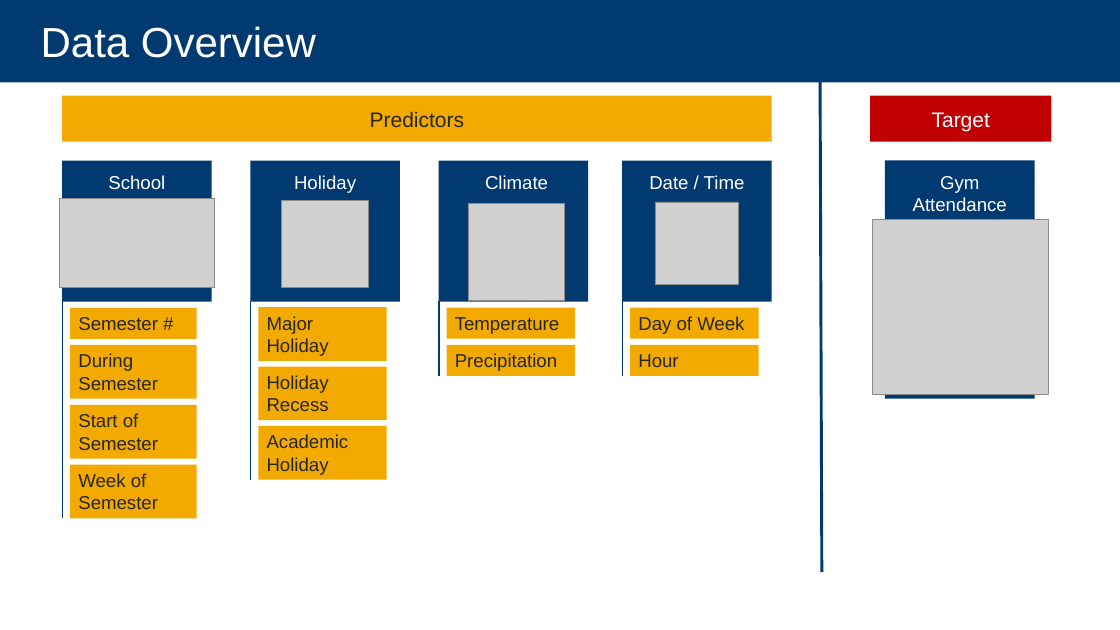
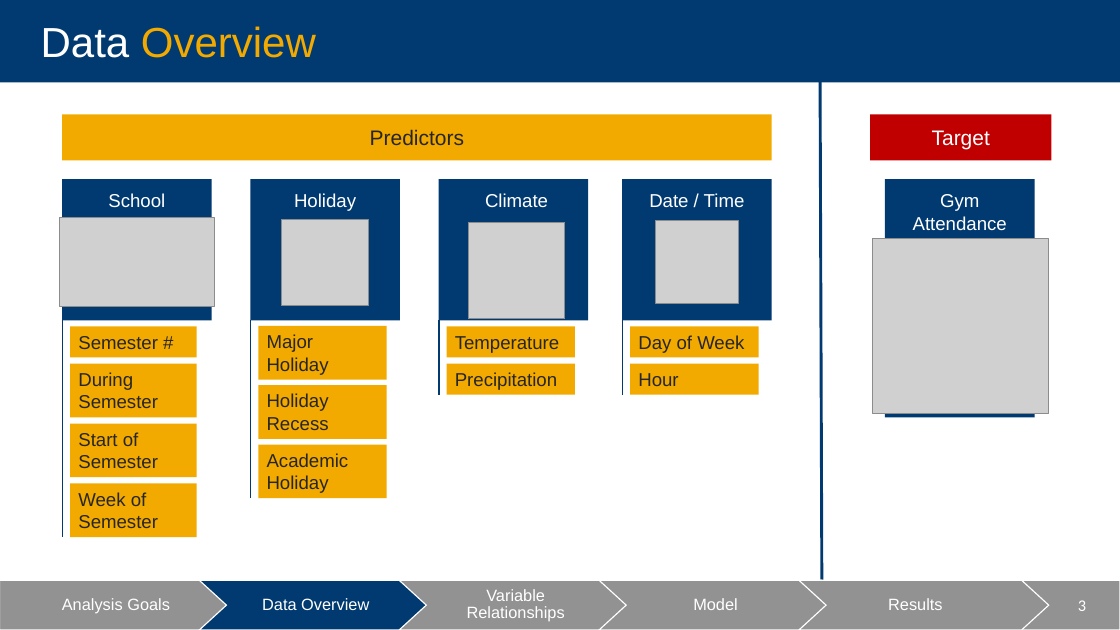
Before and after one commit to jeffernst4/gymtraffic, a slide deck: slide 3 of presentation/UC Berkeley Gym Attendance.pptx (slide 4 before the commit). Drawn at 1120x630 pixels with LibreOffice and Linux fonts; fonts in the diff are those of the drawing; grey boxes stand for pictures. Boxes give left, top, right and bottom in pixels: in the first picture for what was removed or moved away, otherwise in the second. Text is boxed around its words. In the diff, an @@ line names an element or a change of style, - is before the commit and + after.

```diff
--- a/presentation/UC Berkeley Gym Attendance.pptx
+++ b/presentation/UC Berkeley Gym Attendance.pptx
@@ text "Data Overview" at [41,26,316,58]: text colour #FFFFFF to #F2A900 in "Overview" @@
@@ line moved from (820, 82) - (822, 572) to (820, 0) - (823, 630) @@
@@ 18 rectangles, 5 pictures, 5 texts, 4 lines: place and size @@
-18 rectangles, 5 pictures, 5 texts, 4 lines at [60,96,1052,518]
+18 rectangles, 5 pictures, 5 texts, 4 lines at [60,114,1052,537]
@@ group added at [0,581,1049,630]: 5 freeform shapes @@
+Analysis Goals
+Data Overview
+Variable
+Relationships
+Model
+Results
@@ page number added at [990,581,1120,630], fill #929292, outline #FFFFFF 1 pt, 14 pt, text #FFFFFF @@
+3
```
Also in this commit, not shown: 1 other slide changed, 3 slides added, 2 slides removed.
